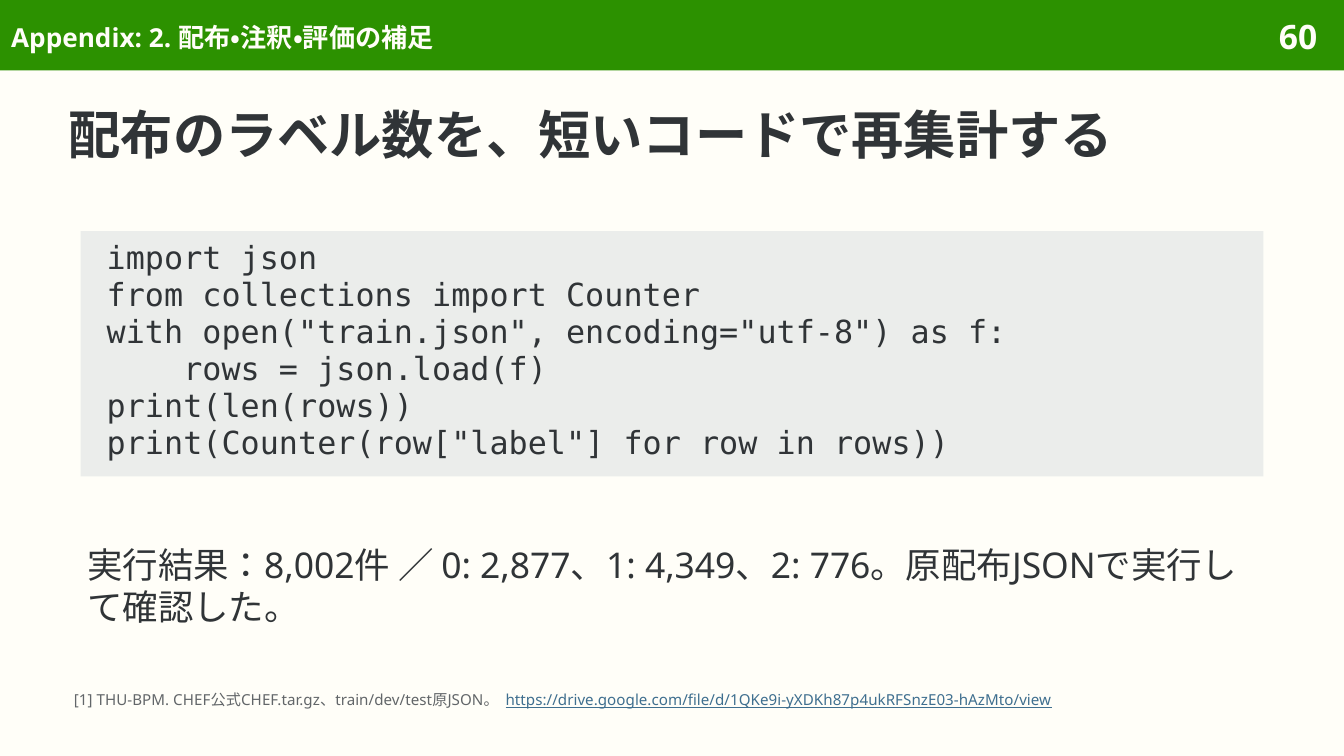
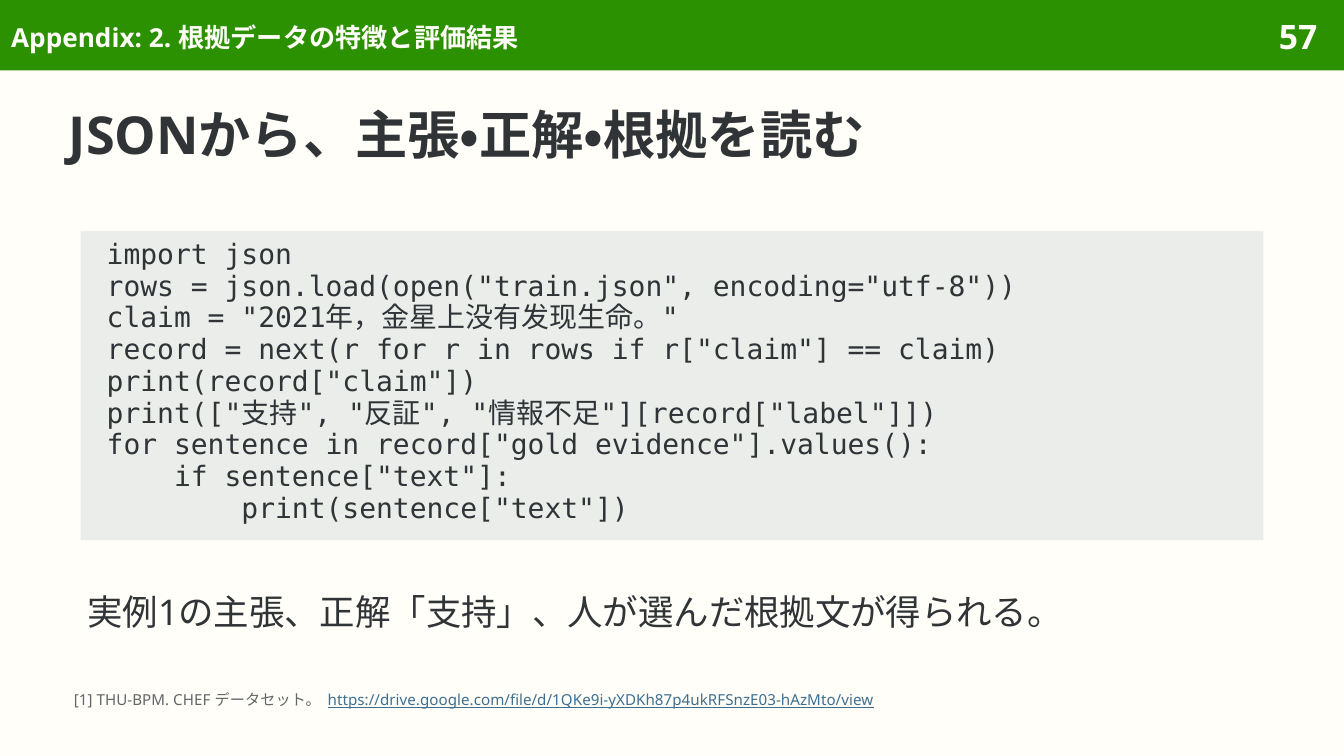
Before and after one commit to sasakiy84/datasets-in-10-minutes, a slide deck: slide 57 of slides/datasets-in-10-minutes-chef.pptx (slide 60 before the commit). Drawn at 1344x756 pixels with LibreOffice and Linux fonts; fonts in the diff are those of the drawing. Boxes give left, top, right and bottom in pixels: in the first picture for what was removed or moved away, otherwise in the second. Text is boxed around its words. In the diff, an @@ line names an element or a change of style, - is before the commit and + after.

Commit message:
Revise CHEF Japanese explanations and remove production audit detail

```diff
--- a/slides/datasets-in-10-minutes-chef.pptx
+++ b/slides/datasets-in-10-minutes-chef.pptx
@@ title at [11, 24, 518, 54]: text changed @@
-Appendix: 2. 配布・注釈・評価の補足
+Appendix: 2. 根拠データの特徴と評価結果
@@ page number at [1279, 25, 1317, 50]: text changed @@
-60
+57
@@ title at [69, 109, 865, 165]: text changed @@
-配布のラベル数を、短いコードで再集計する
+JSONから、主張・正解・根拠を読む
@@ rectangle "import json": place and size @@
-rectangle "import json" at [81, 231, 1263, 476]
+rectangle "import json" at [81, 231, 1263, 540]
@@ text in rectangle at [107, 242, 292, 270]: size 17 to 15 pt in "import json"; line spacing 19.9pt to 17pt @@
@@ text in rectangle at [107, 274, 1016, 524]: text changed; size 17 to 15 pt @@
-from collections import Counter
-with open("train.json", encoding="utf-8") as f:
-rows = json.load(f)
-print(len(rows))
-print(Counter(row["label"] for row in rows))
+rows = json.load(open("train.json", encoding="utf-8"))
+claim = "2021年，金星上没有发现生命。"
+record = next(r for r in rows if r["claim"] == claim)
+print(record["claim"])
+print(["支持", "反証", "情報不足"][record["label"]])
+for sentence in record["gold evidence"].values():
+if sentence["text"]:
+print(sentence["text"])
@@ text at [87, 595, 1063, 628]: text changed @@
-実行結果：8,002件 ／ 0: 2,877、1: 4,349、2: 776。原配布JSONで実行して確認した。
+実例1の主張、正解「支持」、人が選んだ根拠文が得られる。
@@ text at [74, 692, 874, 709]: text changed @@
-[1] THU-BPM. CHEF公式CHEF.tar.gz、train/dev/test原JSON。 https://drive.google.com/file/d/1QKe9i-yXDKh87p4ukRFSnzE03-hAzMto/view
+[1] THU-BPM. CHEF データセット。 https://drive.google.com/file/d/1QKe9i-yXDKh87p4ukRFSnzE03-hAzMto/view
```
Also in this commit, not shown: 52 other slides changed, 4 slides removed, 36 other files.
